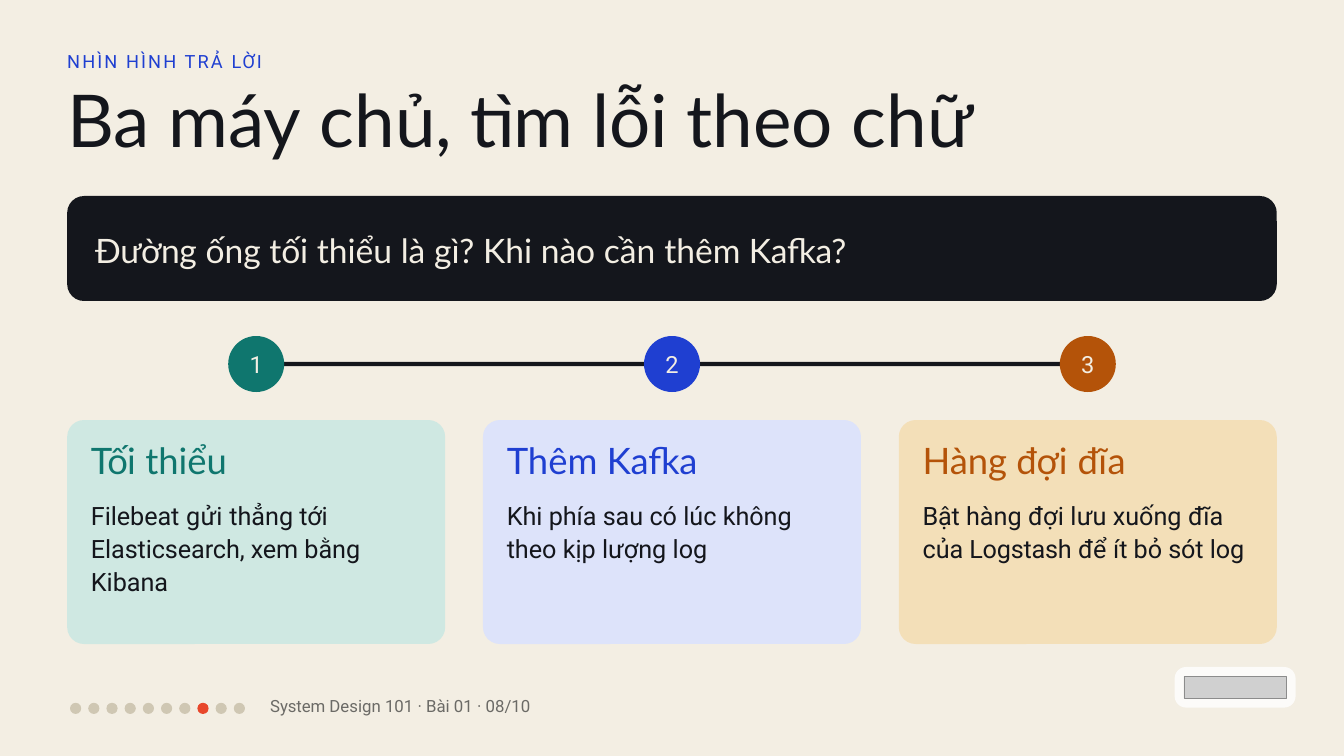
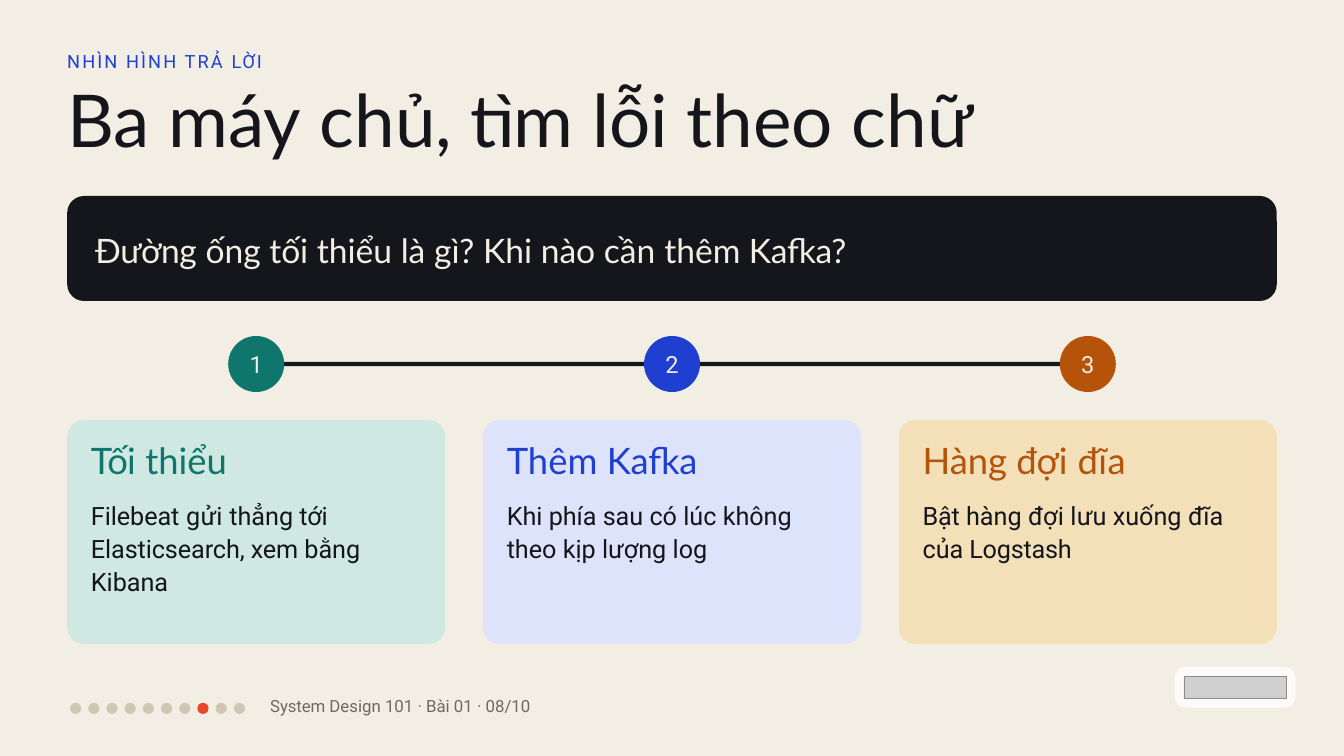
Before and after one commit to vohoailinh90/tool-marketing-studio, a slide deck: slide 8 of system-design-101/vi/lessons/sd-06-001/slides/sd-06-001.pptx. Drawn at 1344x756 pixels with LibreOffice and Linux fonts; fonts in the diff are those of the drawing; grey boxes stand for pictures. Boxes give left, top, right and bottom in pixels: in the first picture for what was removed or moved away, otherwise in the second. Text is boxed around its words. In the diff, an @@ line names an element or a change of style, - is before the commit and + after.

```diff
--- a/system-design-101/vi/lessons/sd-06-001/slides/sd-06-001.pptx
+++ b/system-design-101/vi/lessons/sd-06-001/slides/sd-06-001.pptx
@@ text at (923,504,1223,564): text changed @@
-Bật hàng đợi lưu xuống đĩa của Logstash để ít bỏ sót log
+Bật hàng đợi lưu xuống đĩa của Logstash
```
Also in this commit, not shown: 2 other files.
